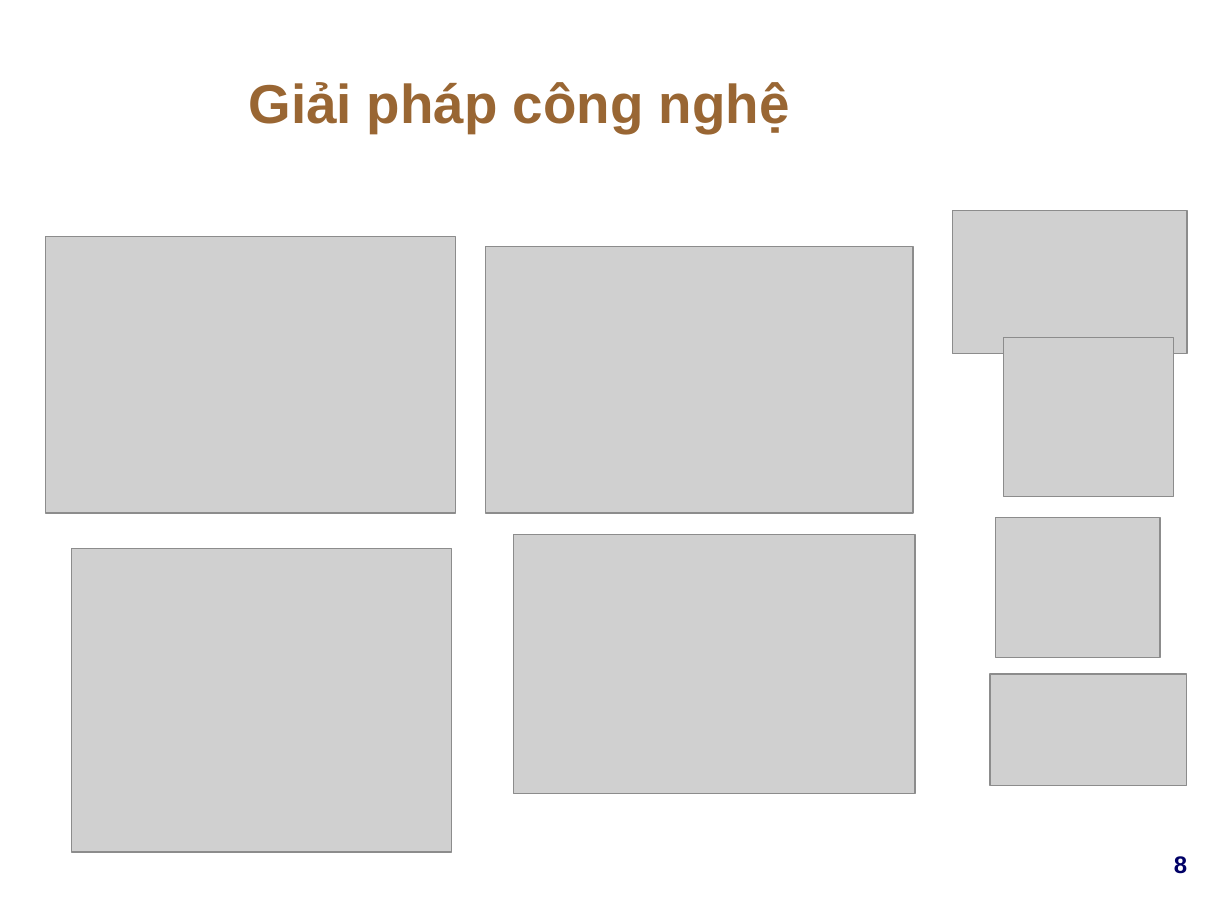
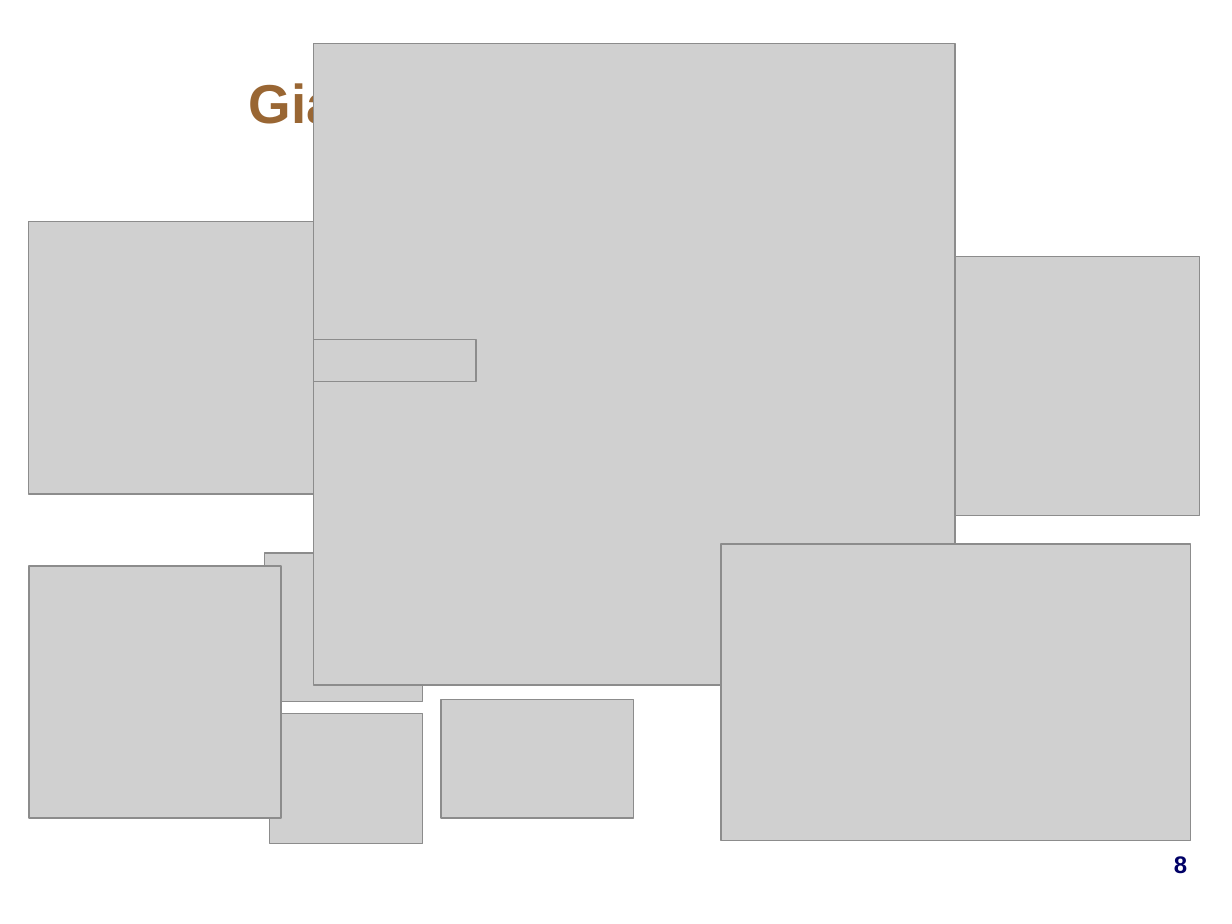
Before and after one commit to pnqphong95/lab-manager, a slide deck: slide 8 of docs/resources/Presentation.pptx. Drawn at 1232x924 pixels with LibreOffice and Linux fonts; fonts in the diff are those of the drawing; grey boxes stand for pictures; background and template pictures are left out. Boxes give left, top, right and bottom in pixels: in the first picture for what was removed or moved away, otherwise in the second. Text is boxed around its words. In the diff, an @@ line names an element or a change of style, - is before the commit and + after.

```diff
--- a/docs/resources/Presentation.pptx
+++ b/docs/resources/Presentation.pptx
@@ picture added at (313, 43, 955, 685) @@
@@ picture: place and size @@
-picture at (46, 237, 456, 513)
+picture at (28, 222, 423, 494)
@@ picture removed at (485, 246, 913, 513) @@
@@ picture: place and size @@
-picture at (514, 535, 915, 795)
+picture at (798, 256, 1200, 516)
@@ picture added at (313, 340, 476, 382) @@
@@ picture added at (30, 565, 281, 817) @@
@@ picture removed at (71, 548, 451, 853) @@
@@ picture: place and size @@
-picture at (1003, 338, 1173, 496)
+picture at (264, 553, 423, 701)
@@ picture added at (721, 545, 1190, 841) @@
@@ picture removed at (991, 674, 1186, 786) @@
@@ picture: place and size @@
-picture at (995, 517, 1159, 657)
+picture at (270, 713, 423, 844)
@@ picture: place and size @@
-picture at (952, 211, 1186, 355)
+picture at (441, 700, 634, 818)
```
Also in this commit, not shown: 13 other slides changed, 1 slide added, 5 slides removed.
